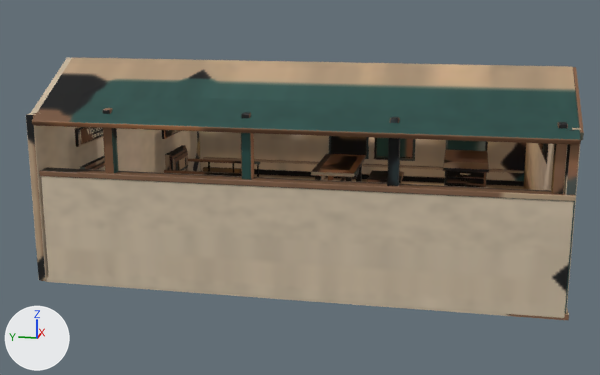
Two versions of the glTF model public/room-art/compaii-atelier/gallery.glb, one commit apart.
Before and after are seen from a camera (50 mm lens) standing at (-22.83, -3.59, 6.78) and looking at (-0.46, 0.89, 1.19). Arrows for +X, +Y and +Z are at lower left; the lights stay in place. The first picture is the older version. Vertices at exactly the same position are counted once.

The first picture shows 'VIS · Collection gallery'.
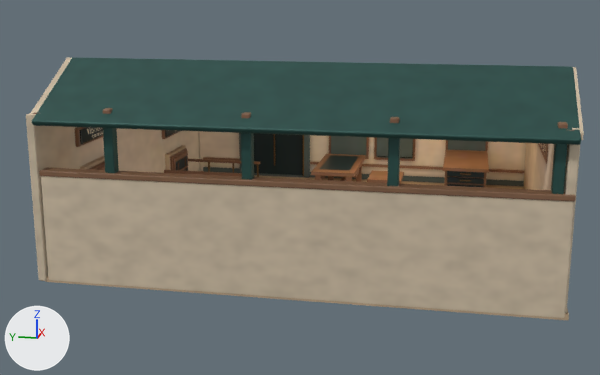
Edits to the scene script, one JSON object a line:
```json
{"block": "me_cube_194", "where": "# used by ob_vis___collection_gallery; location = (0.0, 0.0, 0.0)"}
{"op": "remove", "block": "me_cube_194", "code": "me_cube_194.from_pydata(...)  # 17808 vertices, 34908 faces; spans x -6.11..5.92, y -5.89..6.06, z -1.03..5.03"}
{"op": "add", "block": "me_cube_194", "code": "me_cube_194.from_pydata(...)  # 18971 vertices, 37153 faces; spans x -6.11..5.92, y -5.89..6.06, z -1.03..5.03"}
{"block": "me_cube_194", "change": "me_cube_194 part 1: the loose piece of 96 vertices spanning x 3.85..4.0, y 3.16..5.87, z 0.09..0.14 is copied, and the copy is scaled about its middle by (1.03, 0.924, 1.15), then moved by (1.56, -1.51, 0.01), in mat_split_basalt; it spans x 5.4..5.56, y 1.75..4.26, z 0.09..0.15"}
{"block": "me_cube_194", "change": "me_cube_194 part 2: the loose piece of 96 vertices spanning x 4.56..4.71, y 0.74..0.92, z 0.1..1.0 is copied, and the copy is scaled about its middle by (1.18, 1.15, 1.92), then moved by (0.85, 1.01, 0.43), in mat_split_basalt; it spans x 5.39..5.58, y 1.73..1.95, z 0.11..1.84"}
{"block": "me_cube_194", "change": "me_cube_194 part 3: the loose piece of 96 vertices spanning x 5.45..5.49, y -0.27..0.97, z 0.91..2.93 is copied, and the copy is scaled about its middle by (0.507, 0.0328, 0.837), then moved by (-0.08, 1.59, -0.94), in mat_satin_brass; it spans x 5.38..5.4, y 1.91..1.96, z 0.13..1.83"}
{"block": "me_cube_194", "change": "me_cube_194 part 4: a new loose piece of 96 vertices spanning x 5.39..5.58, y 4.05..4.27, z 0.11..1.84, in mat_split_basalt"}
{"block": "me_cube_194", "change": "me_cube_194 part 5: a new loose piece of 35 vertices spanning x 5.52, y 1.93..4.07, z 0.15..2.89, in mat_blue_gunmetal"}
{"block": "me_cube_194", "change": "me_cube_194 part 6: 12 vertices removed from x 5.5..5.6, y 5.68..5.69, z 0.1..0.28; 108 vertices added at x 5.49..5.61, y 4.29..5.68, z 0.1..0.64"}
{"block": "me_cube_194", "change": "me_cube_194 part 7: 96 vertices added at x 5.49..5.61, y 1.7..1.71, z 0.1..0.64"}
{"block": "me_cube_194", "change": "me_cube_194 part 8: 34267 kept faces spanning x -6.11..5.92, y -5.89..6.06, z -1.03..5.03 get new texture (UV) coordinates"}
{"block": "me_cube_194", "change": "other edits to the shape of me_cube_194 do not show in these pictures"}
```

Changed parts and their boxes [x1, y1, x2, y2] in the pictures (600 x 375 px):
```json
{"part": 1, "of": "me_cube_194", "change": "added", "after": [254, 173, 310, 178]}
{"part": 2, "of": "me_cube_194", "change": "added", "after": [303, 135, 310, 177]}
{"part": 3, "of": "me_cube_194", "change": "added", "after": [303, 135, 304, 176]}
{"part": 4, "of": "me_cube_194", "change": "added", "after": [239, 133, 242, 173], "on screen": "mostly hidden"}
{"part": 5, "of": "me_cube_194", "change": "added", "after": [254, 133, 303, 175]}
{"part": 6, "of": "me_cube_194", "change": "reshaped", "after": [203, 157, 240, 173]}
{"part": 7, "of": "me_cube_194", "change": "added", "after": [310, 162, 524, 186]}
{"part": 8, "of": "me_cube_194", "change": "surface changed", "before": [26, 57, 584, 320], "after": [26, 57, 584, 320]}
```
